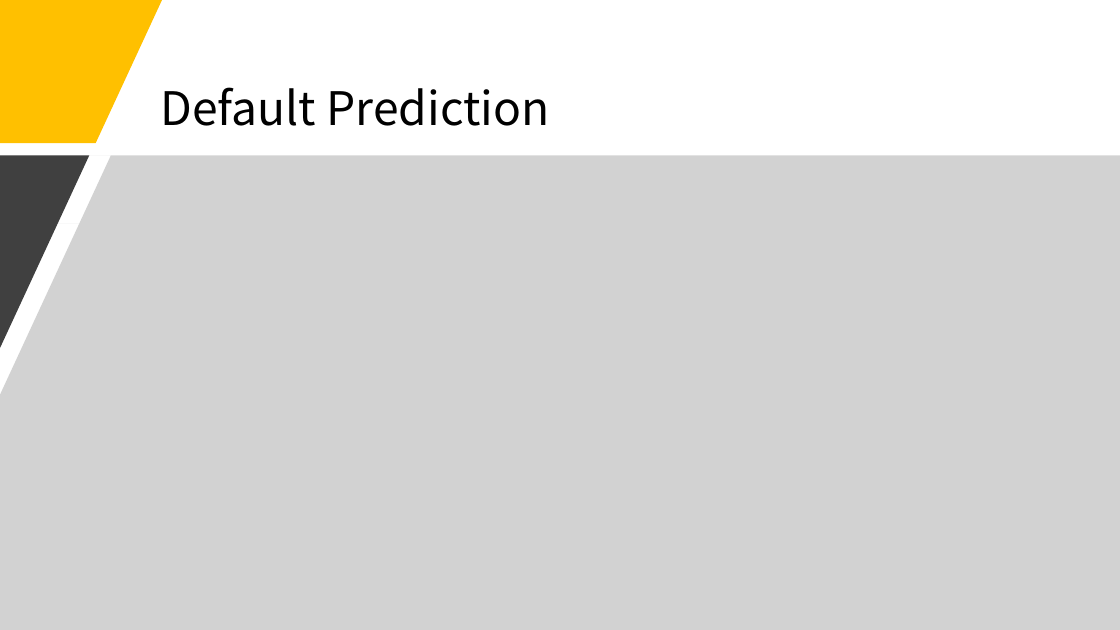
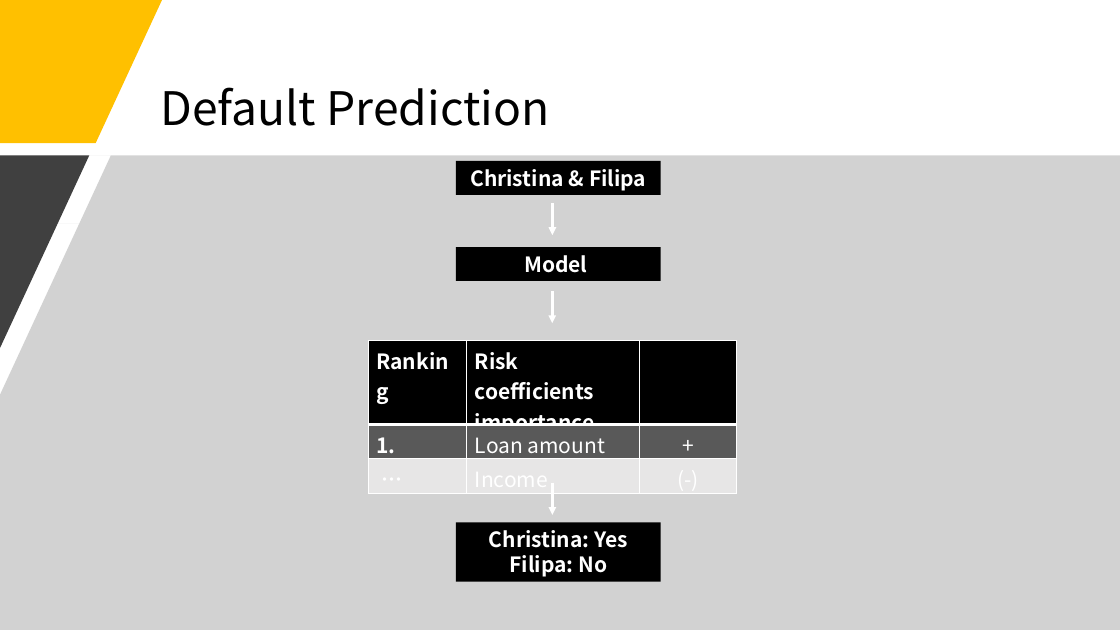
Before and after one commit to Shinan-tech/Credit_default, a slide deck: slide 6 of Default prediction model_bene.pptx. Drawn at 1120x630 pixels with LibreOffice and Linux fonts; fonts in the diff are those of the drawing. Boxes give left, top, right and bottom in pixels: in the first picture for what was removed or moved away, otherwise in the second. Text is boxed around its words. In the diff, an @@ line names an element or a change of style, - is before the commit and + after.

```diff
--- a/Default prediction model_bene.pptx
+++ b/Default prediction model_bene.pptx
@@ rectangle added at [456, 161, 661, 195], fill #000000, 18 pt, text #FFFFFF, bold @@
+Christina & Filipa
@@ arrow added from (553, 203) to (553, 235), #FFFFFF 2.25 pt @@
@@ rectangle added at [456, 247, 661, 281], fill #000000, 18 pt, text #FFFFFF, bold @@
+Model
@@ arrow added from (552, 291) to (552, 323), #FFFFFF 2.25 pt @@
@@ table added at [368, 341, 737, 468], 3 rows, 3 columns @@
+Ranking | Risk coefficients importance | 
+1. | Loan amount | +
+… | Income | (-)
@@ arrow added from (553, 483) to (553, 515), #FFFFFF 2.25 pt @@
@@ rectangle added at [456, 523, 661, 582], fill #000000, 18 pt, text #FFFFFF, bold @@
+Christina: Yes Filipa: No
```
Also in this commit, not shown: 4 other slides changed, 1 slide added, 1 slide removed, 2 other files.
